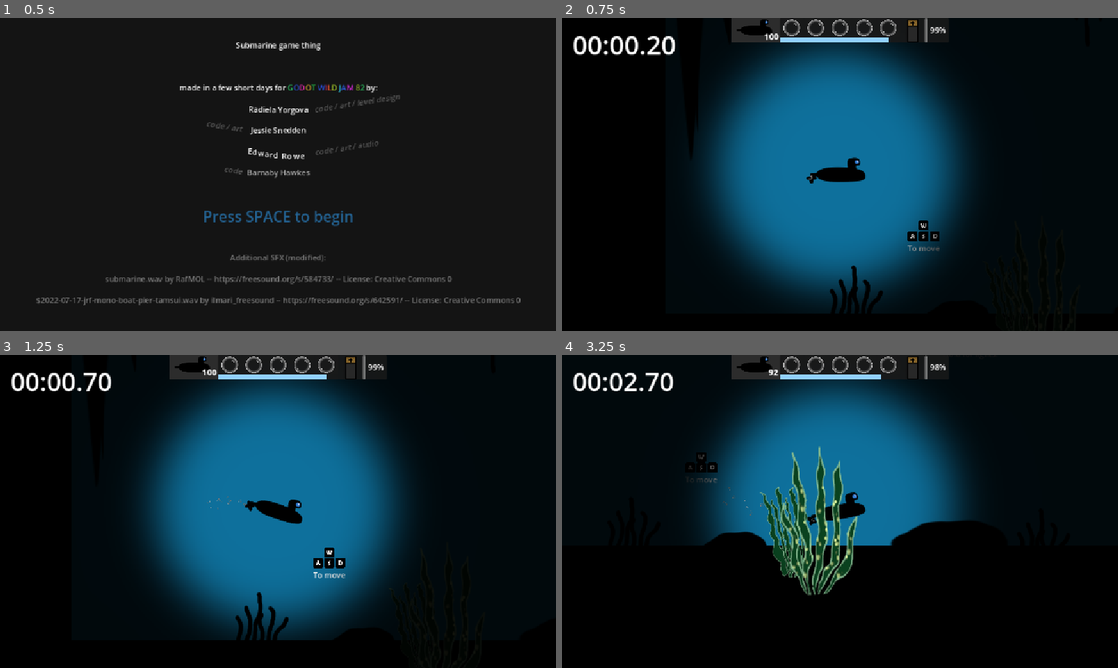
Above: before the commit, frames 1-4 (two rows, left to right).
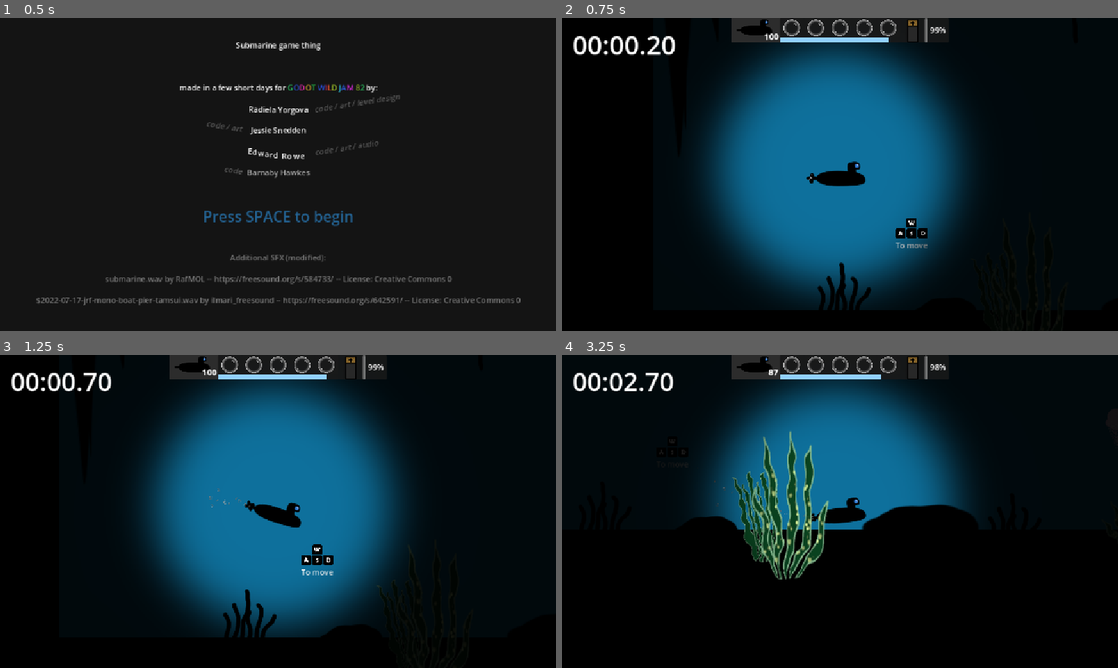
Above: after the commit, the same moments.

Repository: EddieRowe/godot-wild-jam-82
Game: Godot game, scene res://levels/splash.tscn
Two runs of this game, one before a commit and one after it. Both use one fixed random seed, a clock stepped at 60 frames per second and the inputs below.
Inputs:
- Up to frame 1 (0.5 s): no input
- Up to frame 2 (0.75 s): tap Space at 0.5 s; hold Right (ui_right) from 0.53 s (still down)
- Up to frame 3 (1.25 s): keep holding Right (ui_right); tap Enter (ui_accept) at 0.77 s
- Up to frame 4 (3.25 s): release Right (ui_right) at 1.28 s; hold Down (ui_down) 1.28-2.03 s; tap Enter (ui_accept) at 1.52, 3.02 s; hold Right (ui_right) 2.03-2.78 s; hold Up (ui_up) from 2.78 s (still down)

Frame 1 is identical in both runs. In frame 2, 1.2% of the frame differs, in the area x 23-68%, y 43-95%; in frame 3, 1.5%; in frame 4, 7.8%, in the area x 22-75%, y 4-77%.

Commit message:
fix player position

Diff:
--- a/prefabs/Player.tscn
+++ b/prefabs/Player.tscn
@@ -73,6 +73,7 @@
 position = Vector2(-25, -15)
 
 [node name="RigidBody2D" type="RigidBody2D" parent="." node_paths=PackedStringArray("health", "oxygen", "energy", "sprite", "audio", "propellor", "bubble_stream", "restart_timer", "electrocuted_timer") groups=["Player"]]
+position = Vector2(25, 6)
 freeze = true
 continuous_cd = 1
 contact_monitor = true
@@ -94,10 +95,11 @@
 shape = SubResource("CapsuleShape2D_0e48y")
 
 [node name="Sprite2D" type="Sprite2D" parent="RigidBody2D"]
+position = Vector2(0, 8)
 texture = ExtResource("2_ay6yh")
 
 [node name="PropSprite2D" type="Sprite2D" parent="RigidBody2D/Sprite2D"]
-position = Vector2(-60, 7)
+position = Vector2(-60, -1)
 texture = ExtResource("3_rwuho")
 
 [node name="PropSpriteAnimationPlayer" type="AnimationPlayer" parent="RigidBody2D/Sprite2D/PropSprite2D"]
